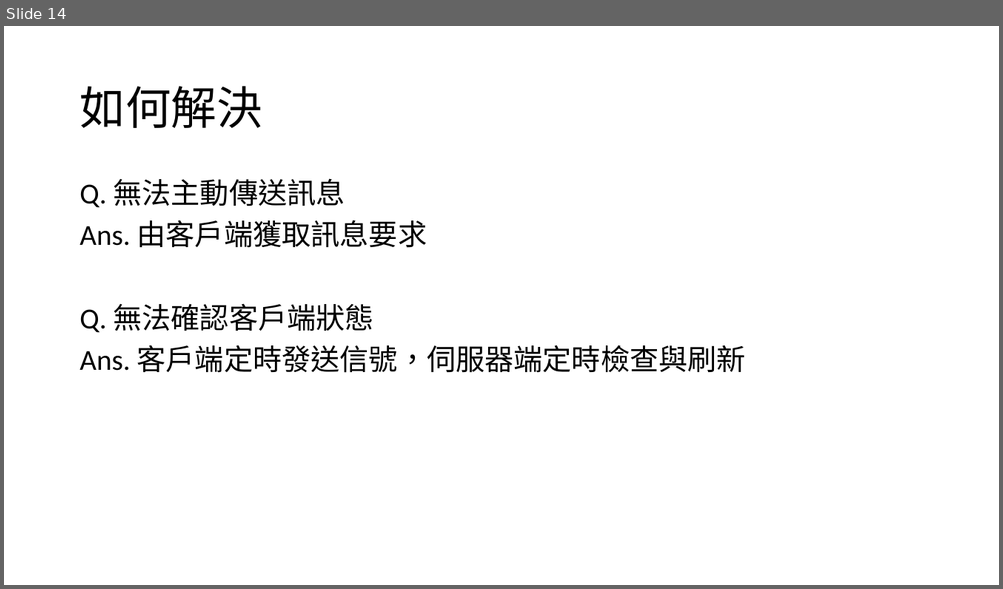
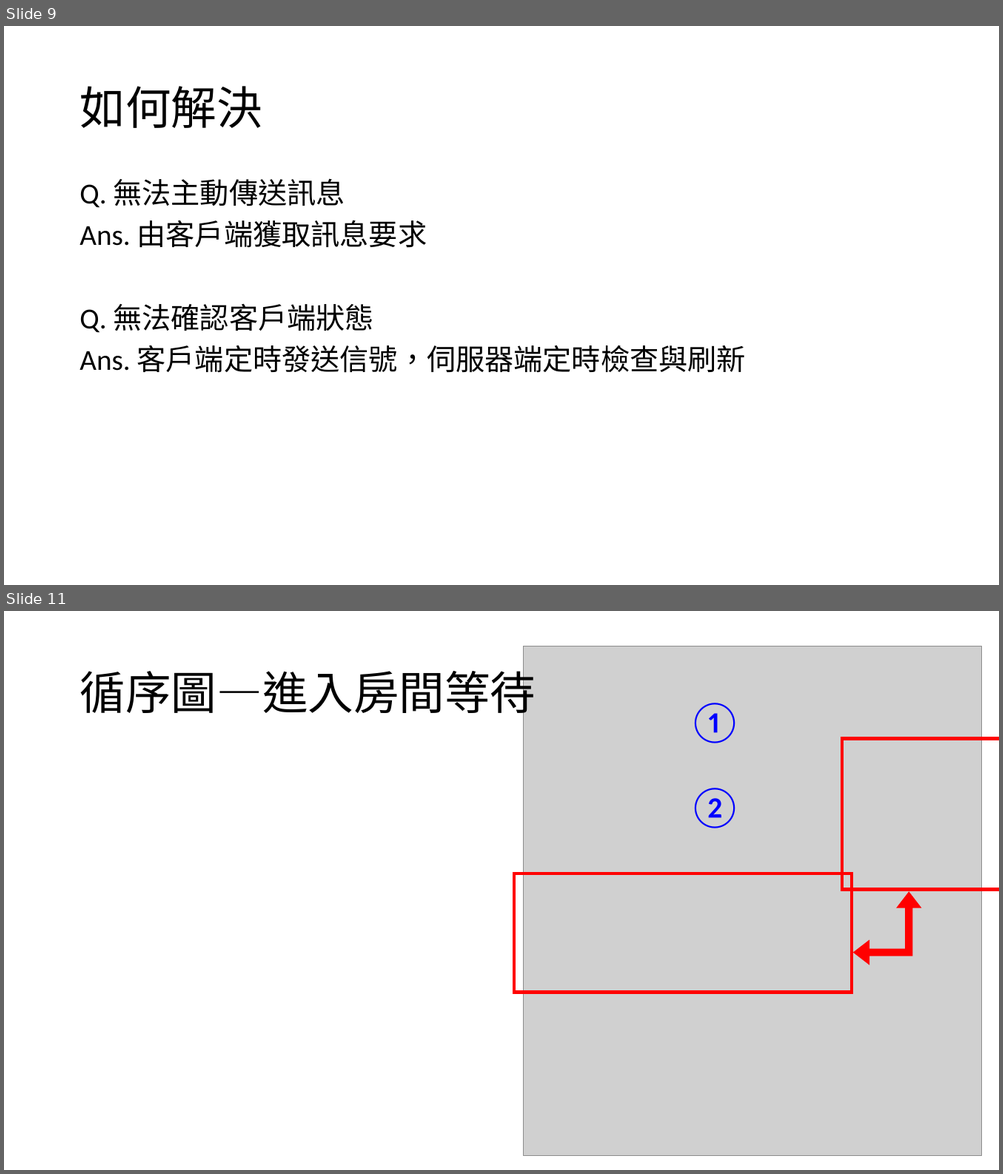
Before and after one commit to Joe-lin-ezra/BattleShip, a slide deck: doc/網路程式設計報告.pptx. Shown one above the other, each under a label of ours: slide 14 before the commit, slides 9 and 11 after it; the slides between them are not shown. The pictures are 1003x589 and 1003x1174 pixels, drawn with LibreOffice and Linux fonts; fonts in the diff are those of the drawing; grey boxes stand for pictures. Boxes give left, top, right and bottom in pixels: in the first picture for what was removed or moved away, otherwise in the second. Text is boxed around its words. In the diff, an @@ line names an element or a change of style, - is before the commit and + after.

```diff
--- a/doc/網路程式設計報告.pptx
+++ b/doc/網路程式設計報告.pptx
@@ slide 11 added at box(4, 611, 999, 1170), background #FFFFFF @@
@@ picture added at box(523, 646, 982, 1156) @@
@@ title added at box(79, 663, 535, 721), 44 pt, text #000000 @@
+循序圖—進入房間等待
@@ text added at box(688, 703, 743, 743), 40 pt, text #0000FF @@
+①
@@ rectangle added at box(842, 738, 999, 890), outline #FF0000 3 pt @@
@@ text added at box(688, 788, 743, 829), 40 pt, text #0000FF @@
+②
@@ rectangle added at box(514, 874, 851, 992), outline #FF0000 3 pt @@
@@ left up arrow added at box(853, 891, 922, 965), fill #FF0000 @@
@@ what was slide 14 is now slide 9 @@
```
Also in this commit, not shown: 5 slides changed, 4 other slides added, 7 slides removed.
